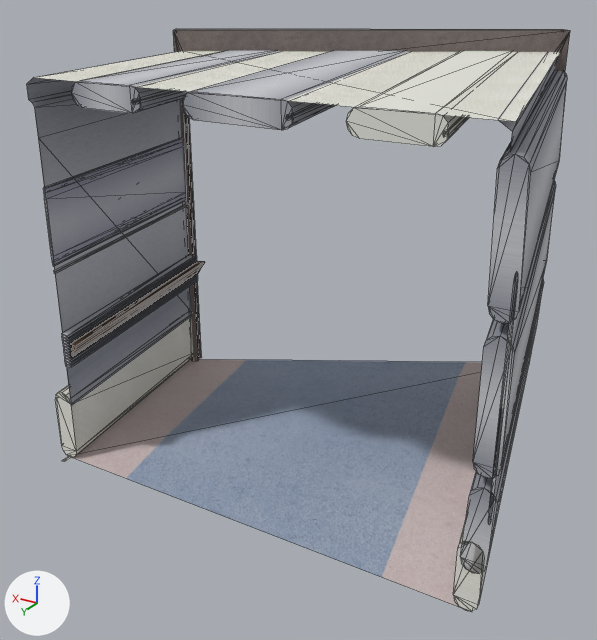
What one commit did to the FBX model Assets/Models/GalaxyCorridor/GalaxyCorridorLeftTurn2.fbx.
Both versions are drawn from a 50 mm camera at (-2.05, 4.71, 2.97) aimed at (0.56, 0.36, 0.8). Arrows for +X, +Y and +Z are at lower left; the lights stay in place. Mesh edges are drawn as thin lines on the coarser meshes. Where no turn or scale is listed for an object, it has been applied to the vertices.

In view in the first picture: 'ChamferBox64', 'ChamferBox64.001'.
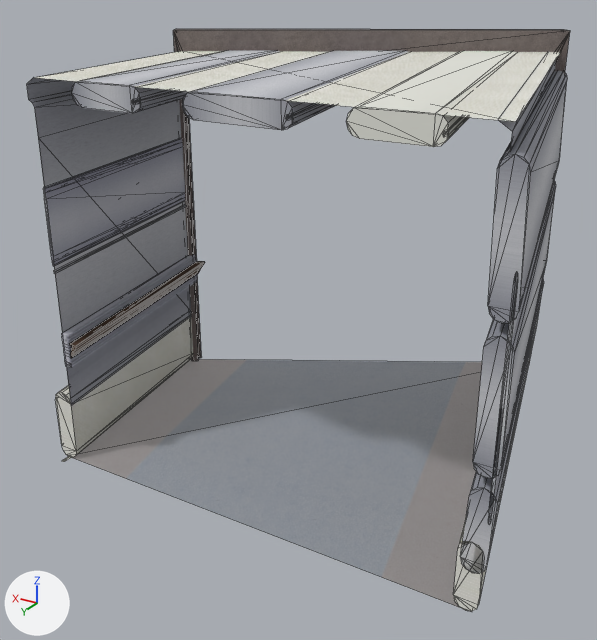
Patch to the scene script:
```diff
--- a/Assets/Models/GalaxyCorridor/GalaxyCorridorLeftTurn2.fbx.py
+++ b/Assets/Models/GalaxyCorridor/GalaxyCorridorLeftTurn2.fbx.py
@@ img_carpet_png @@
-img_carpet_png = load_image('Carpet.png', 'Materials/Carpet.png', 853, 853, 'sRGB')
+img_carpet_png = load_image('Carpet.png', 'Materials/Carpet.png', 853, 853, 'Non-Color')
@@ mat_09___default_002 @@
 n2 = _N.new('ShaderNodeTexImage'); n2.name = 'Image Texture'
 n0 = _N.new('ShaderNodeBsdfPrincipled'); n0.name = 'Principled BSDF'
 n2.image = img_carpet_png
+n3 = _N.new('ShaderNodeTexImage'); n3.name = 'Image Texture.001'
+n3.image = img_carpet_png
 _L.new(n2.outputs[0], n0.inputs[0])  # 'Color' to 'Base Color'
 _L.new(n0.outputs[0], n1.inputs[0])  # 'BSDF' to 'Surface'
+_L.new(n2.outputs[1], n0.inputs[4])  # 'Alpha' to 'Alpha'
+_L.new(n3.outputs[0], n0.inputs[18])  # 'Color' to 'Transmission Weight'
@@ me_chamferbox64_003 @@
 # used by ob_chamferbox64_001; location = (0.226, 0.026, 2.42)
 # verts and faces of me_chamferbox64_003; kept vertices keep their numbers, new ones are numbered from 4
 # before: 0 (-0.76, -1.46, -2.42), 1 (1.67, -0.09, -2.42), 2 (-1.35, 1.47, -2.42) at pixel (471, 612), 3 (1.43, 1.47, -2.42) at pixel (67, 456)
-me_chamferbox64_003.from_pydata(...)  # 4 vertices, 2 faces; spans x -1.35..1.67, y -1.46..1.47, z -2.42
-me_chamferbox64_003.materials.append(mat_09___default_002)  # picture img_carpet_png
+me_chamferbox64_003.from_pydata(...)  # 4 vertices, 2 faces; spans x -1.39..-0.76, y -1.53..1.47, z -1.81..-0.67
+# me_chamferbox64_003 part 2
+delete_vertices([*range(0, 4)])  # with the faces that use them
+verts[4] = (-0.76, -1.53, -0.67)
+verts[5] = (-0.76, -1.53, -1.81)
+verts[6] = (-1.39, 1.47, -1.81)  # pixel (488, 512)
+verts[7] = (-1.39, 1.47, -0.67)  # pixel (513, 286)
+faces += [(4, 5, 6), (4, 6, 7)]
+me_chamferbox64_003.materials.append(mat_01___default_002)  # picture img_brushedmetal_png
@@ me_chamferbox64 @@
 # used by ob_chamferbox64; location = (0.226, 0.026, 2.42)
-me_chamferbox64.from_pydata(...)  # 588 vertices, 1026 faces; spans x -1.42..1.72, y -1.57..1.54, z -2.42..0.13
+me_chamferbox64.from_pydata(...)  # 560 vertices, 884 faces; spans x -1.42..1.72, y -1.57..1.54, z -2.42..0.13
+# me_chamferbox64 part 1
+# 32 vertices are removed from x 1.29..1.55, y -0.16..1.47, z -1.73..-1.52
+# 157 faces are deleted
+# 4 vertices are added at (-0.76, -1.46, -2.42), (1.67, -0.09, -2.42), (-1.35, 1.47, -2.42), (1.43, 1.47, -2.42)
+# 13 new faces join them, mat_07___default_002 (picture img_polished_wood_jpg)
+# 2 new faces join them, mat_09___default_002
 me_chamferbox64.materials.append(mat_01___default_002)
@@ me_chamferbox64 @@
 me_chamferbox64.materials.append(mat_08___default_002)
+me_chamferbox64.materials.append(mat_09___default_002)
```

Location of each change, (x1, y1, x2, y2) in pixels of the pictures (597 x 640 px):
'ChamferBox64', reshaped
    before: (27, 29, 570, 611)
    after: (27, 29, 570, 612)
'ChamferBox64.001', surface changed, reshaped (not visible afterwards)
    before: (71, 359, 482, 612)
part 1 of me_chamferbox64, cut back
    before: (54, 51, 554, 493)
    after: (70, 261, 482, 612)
'ChamferBox64.002', unchanged, uncovered by the edit
    after: (354, 51, 512, 140)
'ChamferBox64.003', unchanged, uncovered by the edit
    after: (62, 254, 198, 367)
